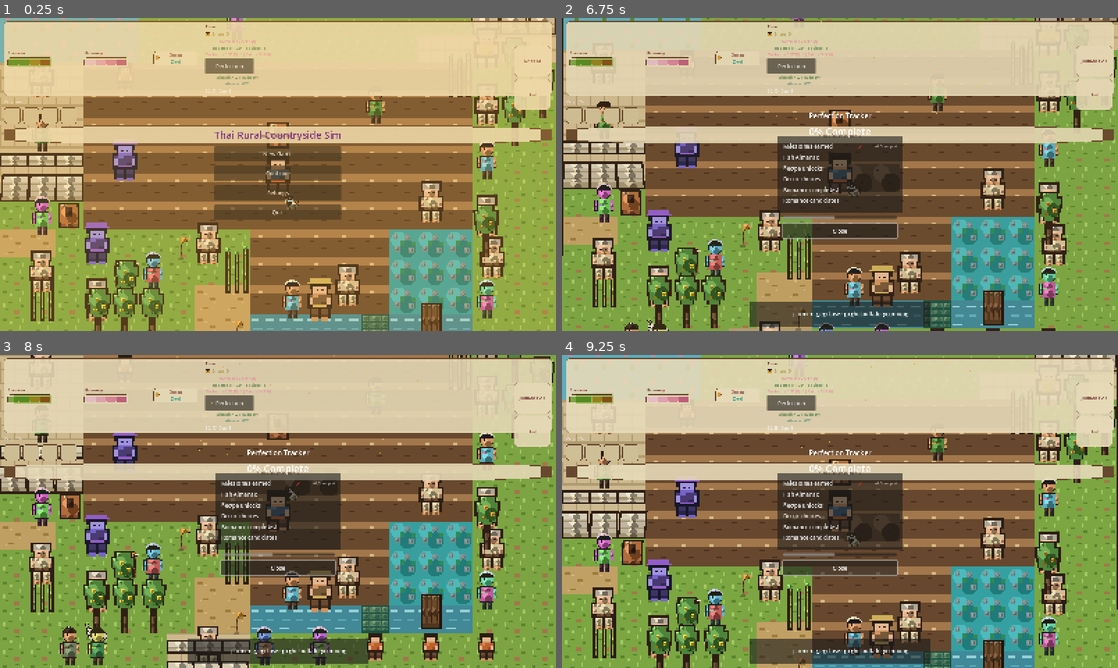
Above: before the commit, frames 1-4 (two rows, left to right).
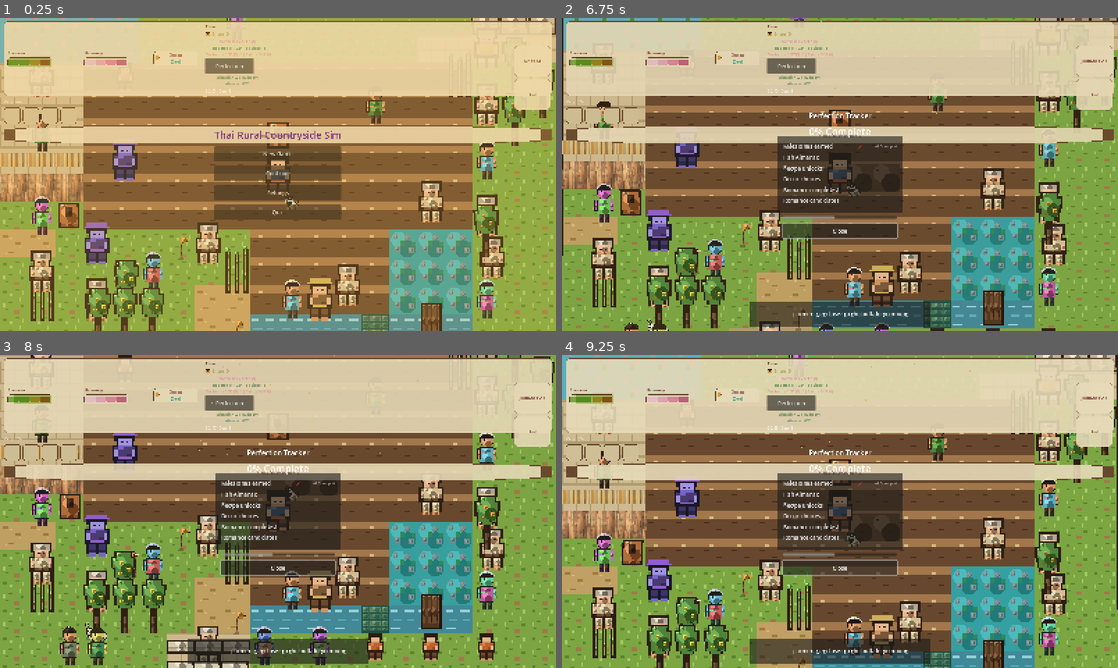
Above: after the commit, the same moments.

Repository: GRITui/slowlife-simulator
Game: Godot game, scene res://scenes/core/World.tscn
Same seed, same stepped clock (60 frames per second), same inputs: the game is played once before the commit and once after it.
Inputs (mouse positions are in pixels of both pictures, inside the frame that each line leads up to):
- Up to frame 1 (0.25 s): no input
- Up to frame 2 (6.75 s): click "New Game" at 0.5 s; click "Perfection" at 1.25 s; tap E (interact) every 0.75 s from 2 to 4.25 s; drag from (1095, 61) to (600, 77) at 2.02 s; drag from (1095, 93) to (600, 77) at 2.77 s; move the mouse to (895, 105) at 3.52 s; hold Right (move_right) 3.53-4.25 s; hold Q (cycle_seed) 3.53-4.25 s; drag from (812, 237) to (600, 77) at 4.27 s; move the mouse to (1006, 221) at 5.02 s; hold Left (move_left) 5.03-5.75 s; hold T (rotate_furniture) 5.03-5.75 s; drag from (673, 127) to (884, 299) at 5.77 s; move the mouse to (867, 174) at 6.52 s; hold Down (move_down) from 6.53 s (still down); hold R (view_relationship) from 6.53 s (still down); click (867, 174) at 6.67 s
- Up to frame 3 (8 s): release Down (move_down) at 7.25 s; release R (view_relationship) at 7.25 s; drag from (194, 433) to (489, 589) at 7.27 s
- Up to frame 4 (9.25 s): move the mouse to (962, 495) at 8.02 s; hold Up (move_up) 8.03-8.75 s; hold G (cycle_fishing_gear) 8.03-8.75 s; drag from (728, 527) to (1051, 636) at 8.77 s

The runs differ from the first frame. In frame 1, 1.8% of the frame differs, in the area x 0-15%, y 43-59%; in frame 2, 1.8%; in frame 3, 0.8%; in frame 4, 1.9%, in the area x 0-16%, y 43-59%.

Commit message:
feat: distinct farmhouse exterior art (wall + roof cap)
Owner request: give the farmhouse its own exterior look instead of
sharing structure_wall_front/cap.png with the temple and village
hall. Generated weathered wood-plank wall + thatch roof cap textures
via Draw Things (Transparent Image LoRA), matching the existing
48x48/48x24 tile dimensions. Only the 6 Home-hut PROPS entries in
WorldRender.gd changed -- temple and hall keep the original shared
textures untouched.

Full 3x gate green (no test changes needed -- visual-only prop swap).

Co-Authored-By: Claude Sonnet 5 <noreply@anthropic.com>
Claude-Session: https://claude.ai/code/session_01A9bTU9GFWgBfXEPTfdesaz

Diff:
--- a/scenes/core/WorldRender.gd
+++ b/scenes/core/WorldRender.gd
@@ -50,13 +50,17 @@
 	{"tex": "res://assets/environment/structure_wall_cap.png", "cell": Vector2i(17, 1), "kind": "cap"},
 	{"tex": "res://assets/environment/structure_wall_cap.png", "cell": Vector2i(18, 1), "kind": "cap"},
 	{"tex": "res://assets/environment/structure_wall_cap.png", "cell": Vector2i(19, 1), "kind": "cap"},
-	# Home hut W (front row y=8 on home floor, caps y=7)
-	{"tex": "res://assets/environment/structure_wall_front.png", "cell": Vector2i(0, 8), "kind": "wall"},
-	{"tex": "res://assets/environment/structure_wall_front.png", "cell": Vector2i(1, 8), "kind": "wall"},
-	{"tex": "res://assets/environment/structure_wall_front.png", "cell": Vector2i(2, 8), "kind": "wall"},
-	{"tex": "res://assets/environment/structure_wall_cap.png", "cell": Vector2i(0, 7), "kind": "cap"},
-	{"tex": "res://assets/environment/structure_wall_cap.png", "cell": Vector2i(1, 7), "kind": "cap"},
-	{"tex": "res://assets/environment/structure_wall_cap.png", "cell": Vector2i(2, 7), "kind": "cap"},
+	# Home hut W (front row y=8 on home floor, caps y=7). Owner request
+	# (2026-09-05): distinct farmhouse exterior art, no longer sharing
+	# structure_wall_front/cap.png with the temple and village hall --
+	# weathered wood-plank wall + thatch roof cap, generated via Draw
+	# Things (Transparent Image LoRA confirmed working this session).
+	{"tex": "res://assets/environment/farmhouse_wall_front.png", "cell": Vector2i(0, 8), "kind": "wall"},
+	{"tex": "res://assets/environment/farmhouse_wall_front.png", "cell": Vector2i(1, 8), "kind": "wall"},
+	{"tex": "res://assets/environment/farmhouse_wall_front.png", "cell": Vector2i(2, 8), "kind": "wall"},
+	{"tex": "res://assets/environment/farmhouse_wall_cap.png", "cell": Vector2i(0, 7), "kind": "cap"},
+	{"tex": "res://assets/environment/farmhouse_wall_cap.png", "cell": Vector2i(1, 7), "kind": "cap"},
+	{"tex": "res://assets/environment/farmhouse_wall_cap.png", "cell": Vector2i(2, 7), "kind": "cap"},
 	# Village hall S (front row y=15, caps y=14)
 	{"tex": "res://assets/environment/structure_wall_front.png", "cell": Vector2i(6, 15), "kind": "wall"},
 	{"tex": "res://assets/environment/structure_wall_front.png", "cell": Vector2i(7, 15), "kind": "wall"},
Binary file added: assets/environment/farmhouse_wall_cap.png
Not shown, added: assets/environment/farmhouse_wall_cap.png.import
Binary file added: assets/environment/farmhouse_wall_front.png
Not shown, added: assets/environment/farmhouse_wall_front.png.import
